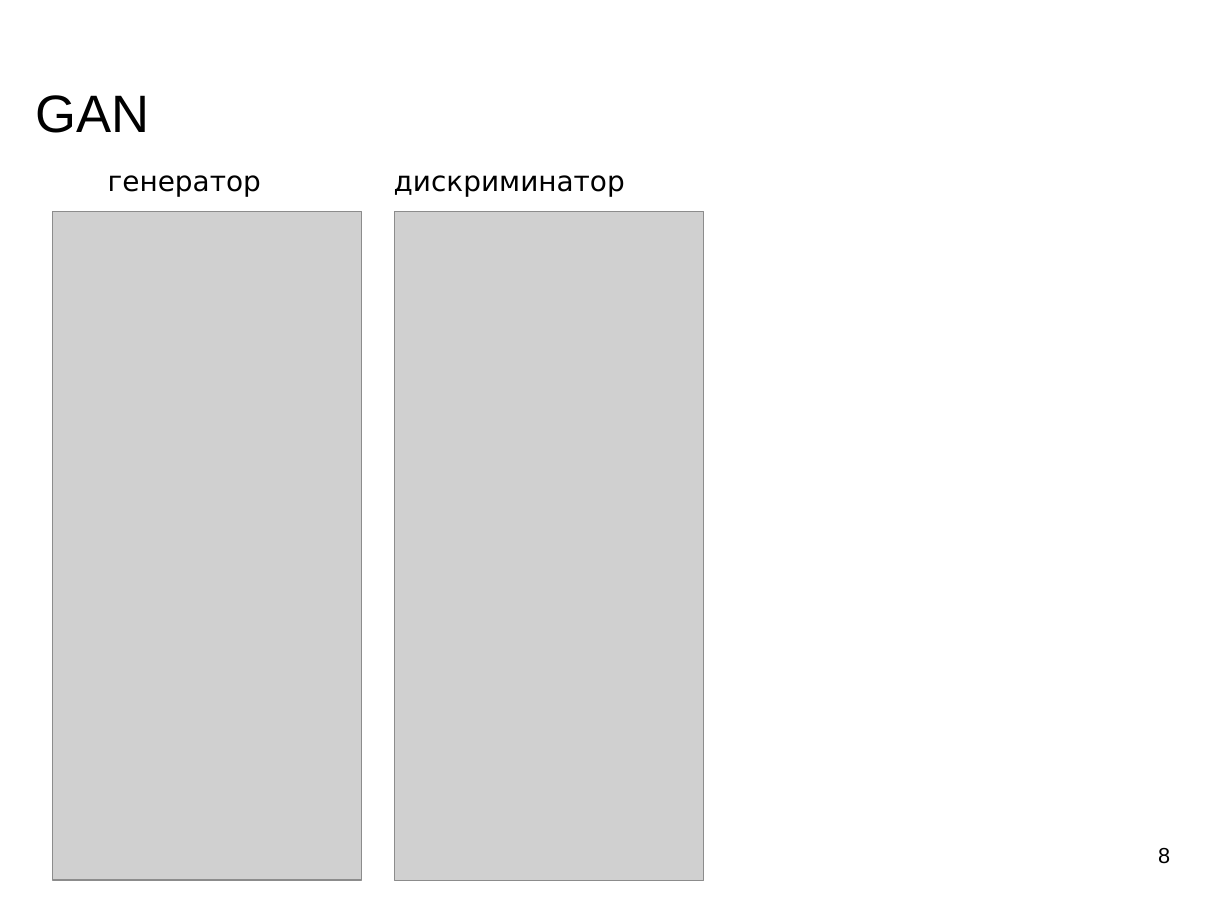
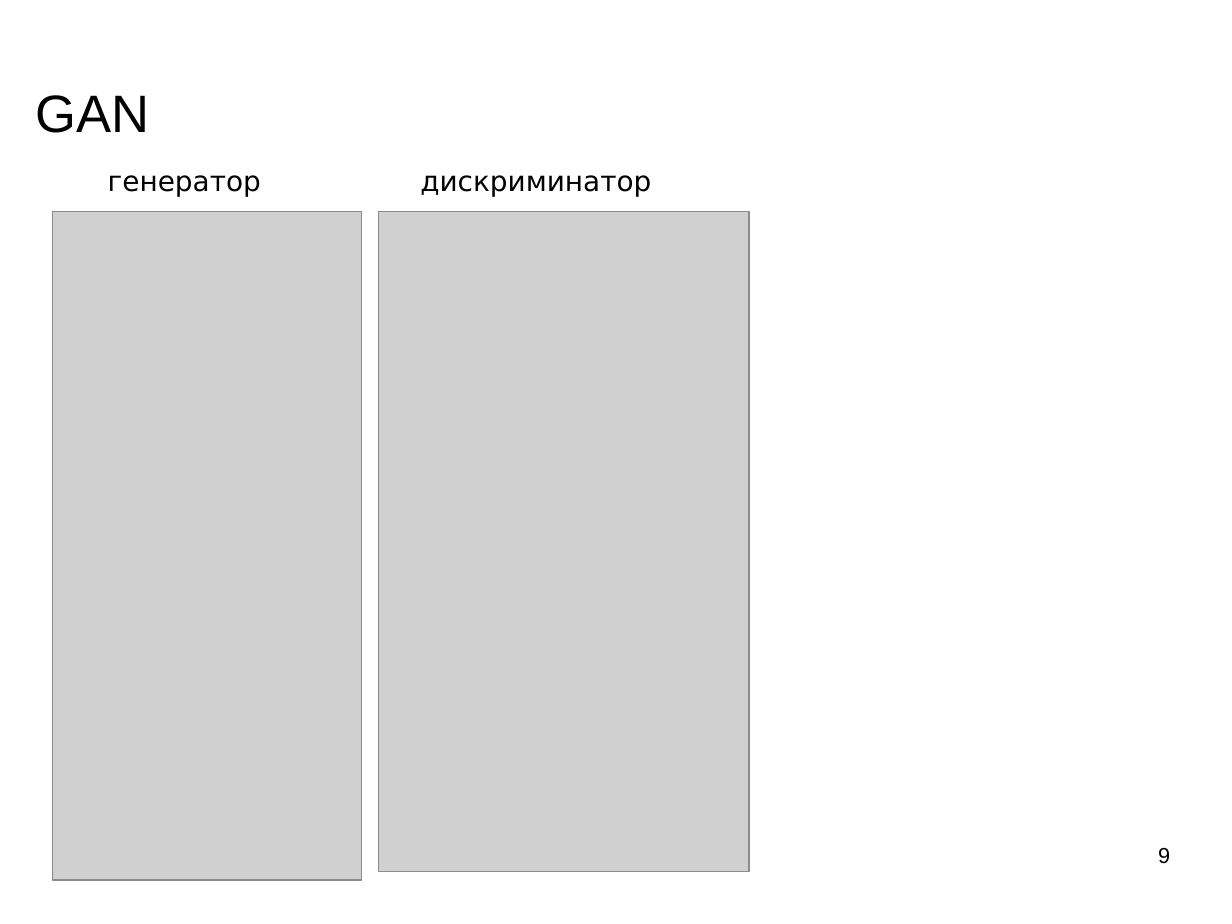
Before and after one commit to mechanoid5/ml_lectorium_legacy, a slide deck: slide 9 of 23-gan.odp (slide 8 before the commit). Drawn at 1232x924 pixels with LibreOffice and Linux fonts; fonts in the diff are those of the drawing; grey boxes stand for pictures; background and template pictures are left out. Boxes give left, top, right and bottom in pixels: in the first picture for what was removed or moved away, otherwise in the second. Text is boxed around its words. In the diff, an @@ line names an element or a change of style, - is before the commit and + after.

```diff
--- a/23-gan.odp
+++ b/23-gan.odp
@@ text "генератор дискриминатор" rewrapped from [108,175,625,197] to [108,175,651,197] @@
@@ picture: place and size @@
-picture at [395,211,704,881]
+picture at [379,211,750,872]
@@ page number at [1158,848,1170,864]: text changed @@
-8
+9
```
Also in this commit, not shown: 2 other slides changed, 1 slide added, 2 other files.
